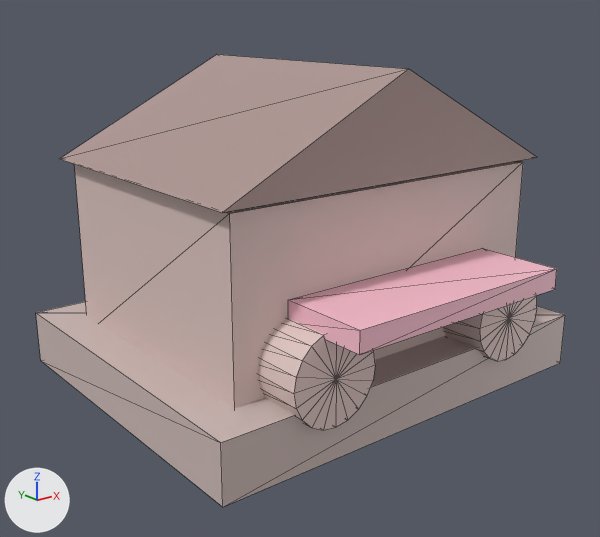
What one commit did to the glTF model models/pet_shop.glb.
Both versions are drawn from a 50 mm camera at (-1.311, -1.64, 0.923) aimed at (-0.057, -0.072, 0.296). The axes (+X, +Y, +Z) are drawn at lower left. The lights are the same throughout. The older version comes first. Mesh edges are drawn as thin lines. Where no turn or scale is listed for an object, it has been applied to the vertices.

Objects in the first picture: 'geometry_0'.
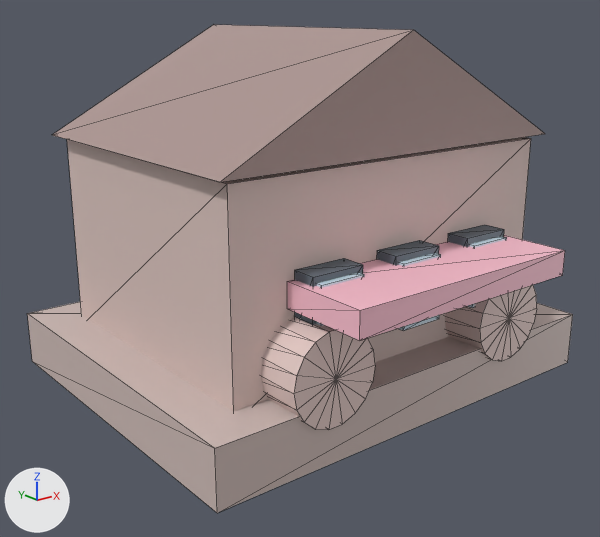
Edits to the scene script, one JSON object a line:
```json
{"block": "me_geometry_0", "where": "# used by ob_geometry_0; location = (0.0, 0.0, 0.0)"}
{"op": "remove", "block": "me_geometry_0", "code": "me_geometry_0.from_pydata(...)  # 162 vertices, 276 faces; spans x -0.55..0.55, y -0.57..0.45, z 0.0..0.8"}
{"op": "add", "block": "me_geometry_0", "code": "me_geometry_0.from_pydata(...)  # 178 vertices, 296 faces; spans x -0.57..0.57, y -0.58..0.46, z 0.0..0.88"}
{"block": "me_geometry_0", "change": "me_geometry_0 part 1: a new loose piece, a box spanning x -0.57..0.57, y -0.46..0.46, z 0.0..0.14, in mat_defaultmaterial"}
{"block": "me_geometry_0", "change": "me_geometry_0 part 2: a new loose piece, a box spanning x -0.46..0.46, y -0.36..0.36, z 0.11..0.61, in mat_defaultmaterial"}
{"block": "me_geometry_0", "change": "me_geometry_0 part 3: the loose piece of 6 vertices spanning x -0.48..0.48, y -0.37..0.37, z 0.56..0.8 is scaled about its middle by (1.02, 1.03, 1.08), then moved by (0.0, 0.0, 0.07)"}
{"block": "me_geometry_0", "change": "me_geometry_0 part 4: a new loose piece, a box spanning x -0.32..0.32, y -0.58..-0.36, z 0.33..0.39, in mat_defaultmaterial"}
{"block": "me_geometry_0", "change": "me_geometry_0 part 5: a new loose piece, a box spanning x -0.301..-0.166, y -0.42..-0.36, z 0.26..0.411, in mat_defaultmaterial"}
{"block": "me_geometry_0", "change": "me_geometry_0 part 6: a new loose piece, a box spanning x -0.292..-0.175, y -0.435..-0.365, z 0.275..0.395, in mat_defaultmaterial"}
{"block": "me_geometry_0", "change": "me_geometry_0 part 7: a new loose piece, a box spanning x -0.068..0.068, y -0.42..-0.36, z 0.26..0.411, in mat_defaultmaterial"}
{"block": "me_geometry_0", "change": "me_geometry_0 part 8: a new loose piece, a box spanning x -0.058..0.058, y -0.435..-0.365, z 0.275..0.395, in mat_defaultmaterial"}
{"block": "me_geometry_0", "change": "me_geometry_0 part 9: a new loose piece, a box spanning x -0.058..0.058, y -0.44..-0.36, z 0.242..0.262, in mat_defaultmaterial"}
{"block": "me_geometry_0", "change": "me_geometry_0 part 10: a new loose piece, a box spanning x 0.166..0.301, y -0.42..-0.36, z 0.26..0.411, in mat_defaultmaterial"}
{"block": "me_geometry_0", "change": "me_geometry_0 part 11: a new loose piece, a box spanning x 0.175..0.292, y -0.435..-0.365, z 0.275..0.395, in mat_defaultmaterial"}
{"block": "me_geometry_0", "change": "me_geometry_0 part 12: 96 vertices removed from x -0.55..0.55, y -0.57..0.45, z 0.0..0.55; 64 vertices added at x -0.383..0.383, y -0.47..-0.21, z 0.092..0.308"}
{"block": "me_geometry_0", "change": "other edits to the shape of me_geometry_0 do not show in these pictures"}
```

Location of each change, (x1, y1, x2, y2) in pixels of the pictures (600 x 537 px; the box of a moved part takes in the faces that stretch with it):
```json
{"object": "geometry_0", "change": "reshaped", "before": [36, 55, 565, 507], "after": [27, 25, 573, 513], "on screen": "8% taller"}
{"part": 1, "of": "me_geometry_0", "change": "added", "after": [27, 302, 573, 513]}
{"part": 2, "of": "me_geometry_0", "change": "added", "after": [67, 137, 531, 412]}
{"part": 3, "of": "me_geometry_0", "change": "moved or reshaped", "before": [60, 55, 537, 213], "after": [53, 25, 545, 182]}
{"part": 4, "of": "me_geometry_0", "change": "added", "after": [287, 235, 565, 341], "on screen": "pink"}
{"part": 5, "of": "me_geometry_0", "change": "added", "after": [295, 258, 363, 325]}
{"part": 6, "of": "me_geometry_0", "change": "added", "after": [316, 273, 364, 326], "on screen": "mostly hidden"}
{"part": 7, "of": "me_geometry_0", "change": "added", "after": [377, 240, 439, 265]}
{"part": 8, "of": "me_geometry_0", "change": "added", "after": [399, 253, 441, 266], "on screen": "mostly hidden"}
{"part": 9, "of": "me_geometry_0", "change": "added", "after": [398, 315, 439, 330], "on screen": "mostly hidden"}
{"part": 10, "of": "me_geometry_0", "change": "added", "after": [448, 225, 504, 247]}
{"part": 11, "of": "me_geometry_0", "change": "added", "after": [470, 236, 507, 248], "on screen": "mostly hidden"}
{"part": 12, "of": "me_geometry_0", "change": "moved or reshaped", "before": [36, 161, 565, 507], "after": [261, 285, 537, 429]}
```
